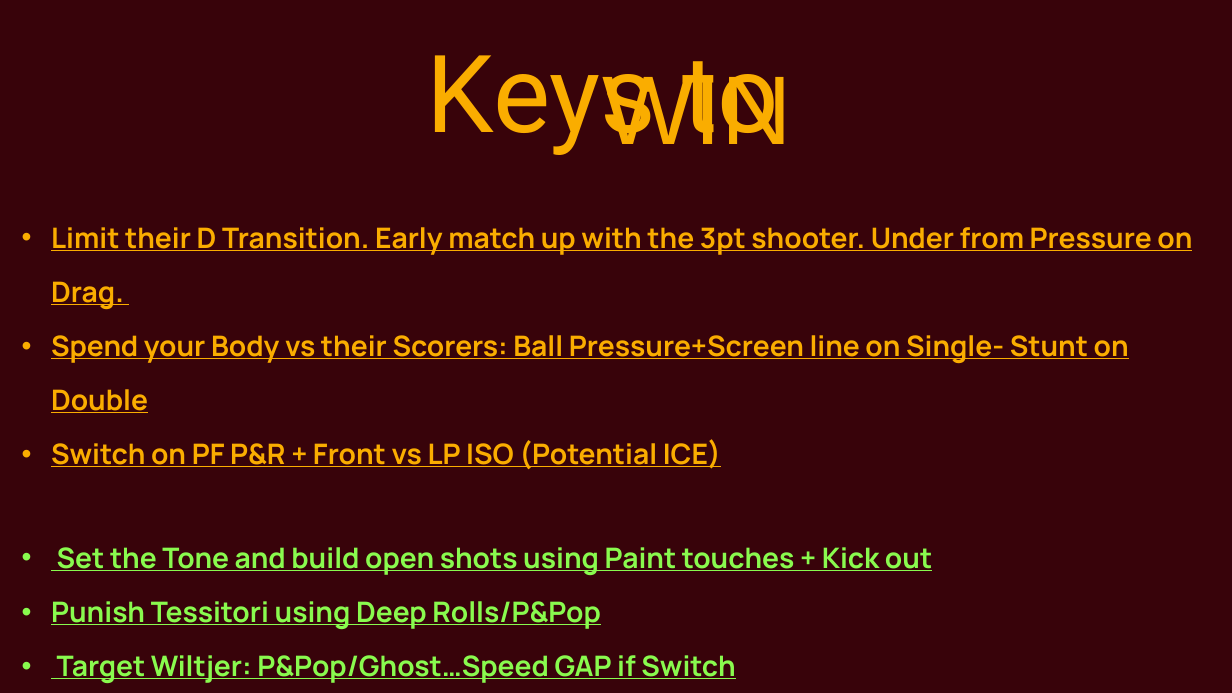
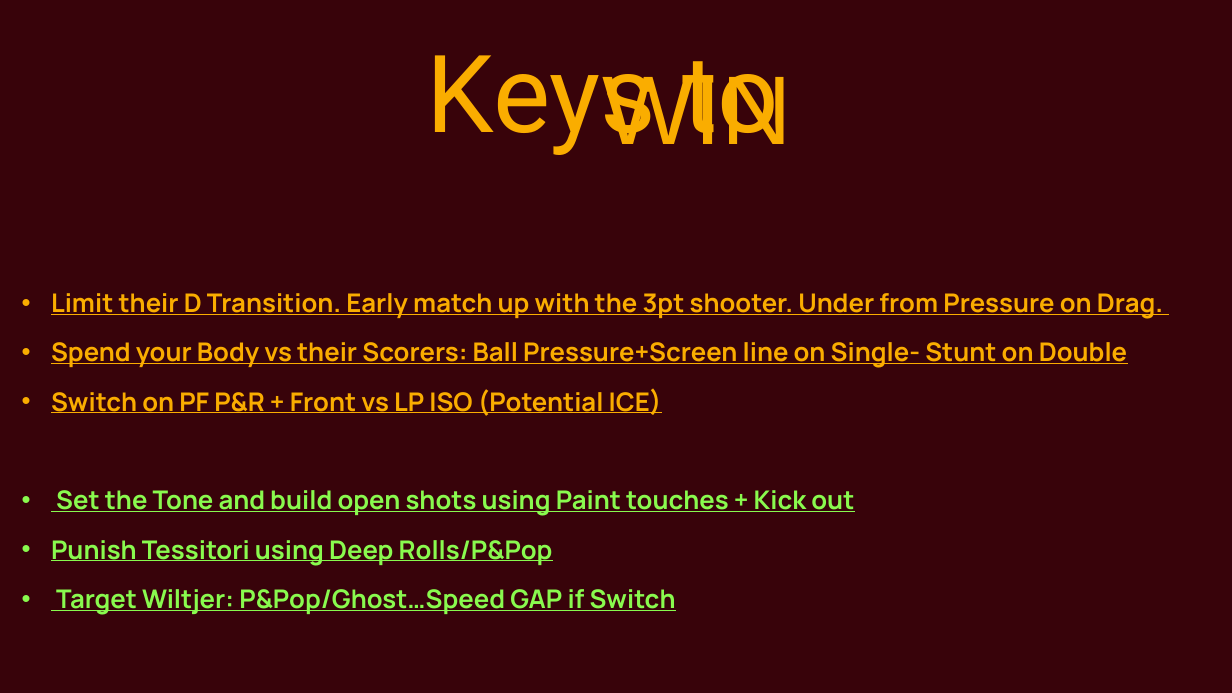
Before and after one commit to martinig94/bc-roma-scouting, a slide deck: slide 3 of template.pptx. Drawn at 1232x693 pixels with LibreOffice and Linux fonts; fonts in the diff are those of the drawing; background and template pictures are left out. Boxes give left, top, right and bottom in pixels: in the first picture for what was removed or moved away, otherwise in the second. Text is boxed around its words. In the diff, an @@ line names an element or a change of style, - is before the commit and + after.

```diff
--- a/template.pptx
+++ b/template.pptx
@@ text "Limit their D Transition. Early ..." at [51, 293, 1163, 615]: size 22 to 20 pt @@
```
Also in this commit, not shown: 5 other slides changed, 1 other file.
